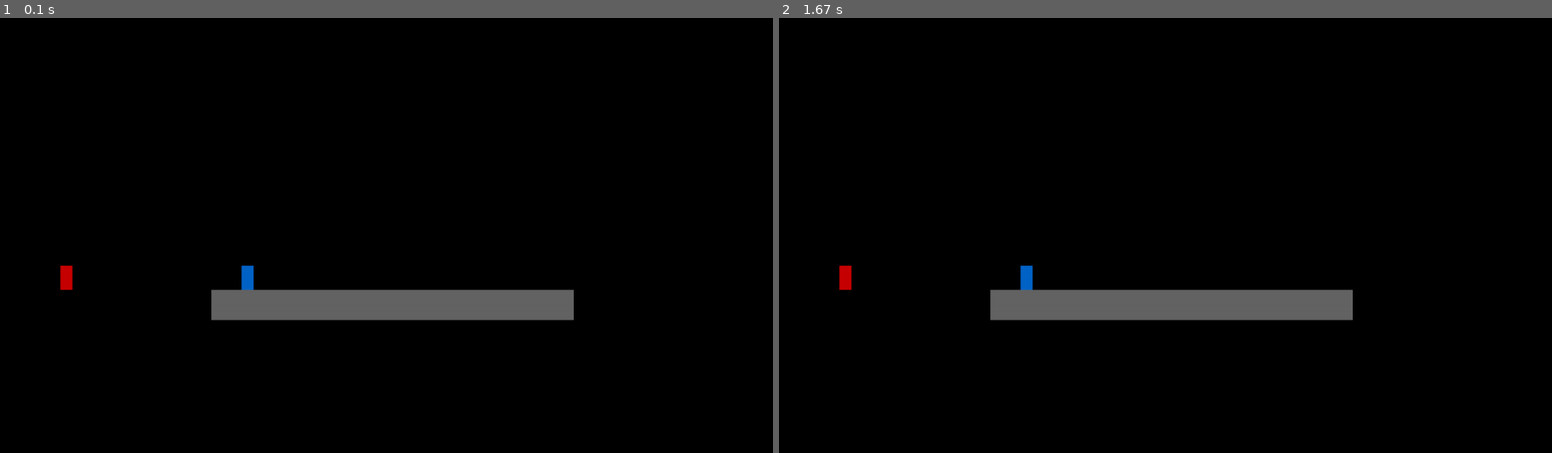
Above: before the commit, frames 1-2 (left to right).
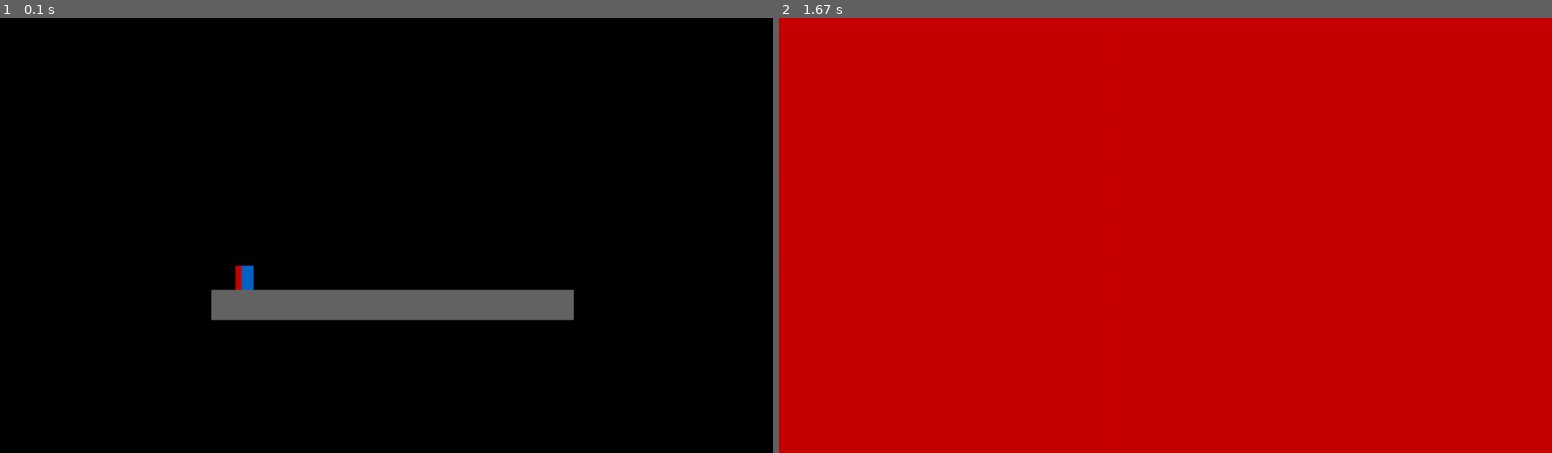
Above: after the commit, the same moments.

Repository: Daniel-leal-lima/Pygame-Rivervand
Game: pygame game, started from home.py
Two runs of this game, one before a commit and one after it. Both use one fixed random seed, a clock stepped at 60 frames per second and the inputs below.
Inputs:
- Up to frame 1 (0.1 s): no input
- Up to frame 2 (1.67 s): tap 1 at 0.33 s

The runs differ from the first frame. In frame 1, 0.1% of the frame differs, in the area x 7-32%, y 56-63%; in frame 2, 100%, in the area x 0-100%, y 0-100%.

Commit message:
Adicionando outra tela

Diff:
--- /dev/null
+++ b/Menu.py
@@ -0,0 +1,5 @@
+import pygame
+
+def DrawFase(tela,c):
+    tela.fill(c)
+    pygame.mixer.music.stop()
--- a/home.py
+++ b/home.py
@@ -1,7 +1,12 @@
-import pygame, sys
+import pygame
 import Box2D as b2
+import Menu
 
 pygame.init()
+
+pygame.mixer.music.load('src/Audio/happy.wav')
+pygame.mixer.music.play(-1)
+
 tela = pygame.display.set_mode((1280, 720))
 pygame.display.set_caption("Riverfand")
 cor = (100, 100, 100)
@@ -14,7 +19,11 @@
 TaxaAtuaizacao = pygame.time.Clock()
 
 #   variaveis
-Player1 = pygame.Rect(100,410,20,40)
+x1=390
+y1=410
+x2=400
+y2=410
+Player1 = pygame.Rect(x1,y1,20,40)
 Player2 = pygame.Rect(400,410,20,40)
 move1=0
 move2=0
@@ -32,6 +41,7 @@
 objdef.type=b2.b2_dynamicBody
 body = world.CreateBody(objdef)
 
+sc = 1
 while True:                                 ####### LOOP PRINCIPAL #########
 
     Keys = pygame.key.get_pressed()
@@ -43,15 +53,23 @@
         Player2.move_ip(20,0)
     if Keys[pygame.K_KP4]:
         Player2.move_ip(-20,0)
+    if Keys[pygame.K_1]:
+        sc = 2
+
+
+
     for event in pygame.event.get():
-        #VARIAVEIS GLOBAI
         if event.type == pygame.QUIT:
             exit()
 
+    if sc==1:
+        tela.fill(CorFundo)                 ############ LIMPA TELA #############
+        pygame.draw.rect(tela, cor, (350, 450, 600, 50))  # quadrado cinza
+        pygame.draw.rect(tela, corP1, Player1)  # quadrado cinza
+        pygame.draw.rect(tela, corP2, Player2)  # quadrado cinza
+    elif sc==2:
+        Menu.DrawFase(tela,corP1)
 
-    tela.fill(CorFundo)
-    pygame.draw.rect(tela, cor, (350, 450, 600, 50))  # quadrado cinza
-    pygame.draw.rect(tela, corP1, Player1)  # quadrado cinza
-    pygame.draw.rect(tela, corP2, Player2)  # quadrado cinza
+
     pygame.display.update()
     TaxaAtuaizacao.tick(FPS)
